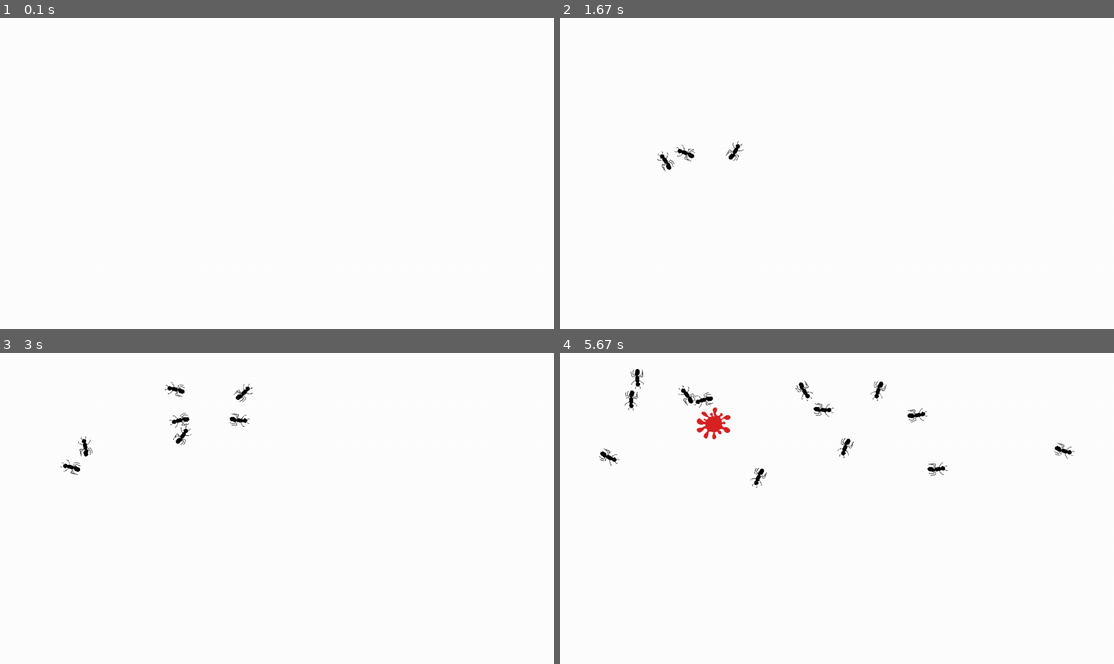
Above: before the commit, frames 1-4 (two rows, left to right).
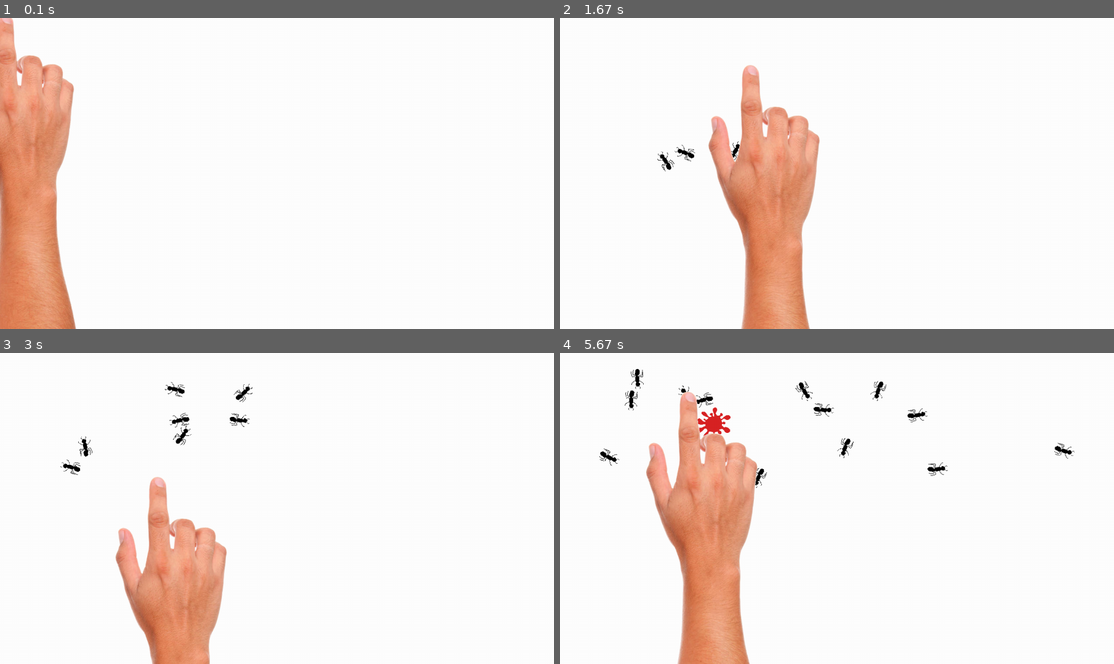
Above: after the commit, the same moments.

Repository: SL-prog/Pygame-Compilation
Game: pygame game, started from fourmiZ.py
Same seed, same stepped clock (60 frames per second), same inputs: the game is played once before the commit and once after it.
Inputs (mouse positions are in pixels of both pictures, inside the frame that each line leads up to):
- Up to frame 1 (0.1 s): no input
- Up to frame 2 (1.67 s): press the mouse at (704, 176) at 0.37 s; move the mouse to (798, 207) at 0.47 s; release the mouse at (892, 241) at 0.6 s; press the mouse at (704, 176) at 0.7 s; move the mouse to (698, 117) at 0.8 s; release the mouse at (692, 58) at 0.93 s; press the mouse at (704, 176) at 1.03 s; move the mouse to (776, 192) at 1.13 s; release the mouse at (842, 204) at 1.27 s; right-click (748, 70) at 1.38 s
- Up to frame 3 (3 s): press the mouse at (188, 405) at 1.7 s; move the mouse to (315, 452) at 1.8 s; release the mouse at (448, 502) at 1.93 s; press the mouse at (188, 405) at 2.03 s; move the mouse to (326, 486) at 2.13 s; release the mouse at (470, 570) at 2.27 s; press the mouse at (188, 405) at 2.37 s; move the mouse to (166, 483) at 2.47 s; release the mouse at (144, 561) at 2.6 s; press the mouse at (188, 405) at 2.7 s; move the mouse to (171, 443) at 2.8 s; release the mouse at (155, 483) at 2.93 s
- Up to frame 4 (5.67 s): press the mouse at (748, 405) at 3.03 s; move the mouse to (748, 405) at 3.13 s; release the mouse at (748, 405) at 3.27 s; right-click (704, 427) at 3.38 s; click (731, 433) at 3.72 s; click (803, 415) at 4.05 s; click (875, 458) at 4.38 s; click (1014, 436) at 4.72 s; click (864, 421) at 5.05 s; click (687, 396) at 5.38 s

The runs differ from the first frame. In frame 1, 10% of the frame differs, in the area x 0-14%, y 0-100%; in frame 2, 10%; in frame 3, 7.3%; in frame 4, 10%.

Commit message:
Finger :D

Diff:
--- a/fourmiZ.py
+++ b/fourmiZ.py
@@ -7,7 +7,9 @@
 fenetre = pygame.display.set_mode((0,0),FULLSCREEN)
 
 crush = pygame.mixer.Sound("crush.wav")
+RHAAA = pygame.mixer.Sound("cris.wav")
 BLOOD = pygame.image.load('blood.png').convert_alpha()
+FINGER = pygame.image.load("finger.png").convert_alpha()
 
 class Ant:
     def __init__(self, x, y, screenx, screeny, num):
@@ -133,6 +135,7 @@
                 jeu = False
             if event.key == K_r:
                 ants = []
+        # if event.type == MOUSEMOTION:
         if event.type == MOUSEBUTTONDOWN and event.button == 3:
             (x, y) = pygame.mouse.get_pos()
             for a in ants:
@@ -149,13 +152,15 @@
 
     pygame.draw.rect(fenetre, (255,255,255), (0,0,fenetre.get_width(),fenetre.get_height()), 0) #fond
 
+
     for i in deads:
         i.affiche(fenetre)
 
     for a in ants:
         a.mouvement()
         a.affiche(fenetre)
-
+    x,y = pygame.mouse.get_pos()
+    fenetre.blit(FINGER, (x-250, y-72))
 
     pygame.display.flip()
     pygame.time.Clock().tick(30)
Binary file added: finger.png
